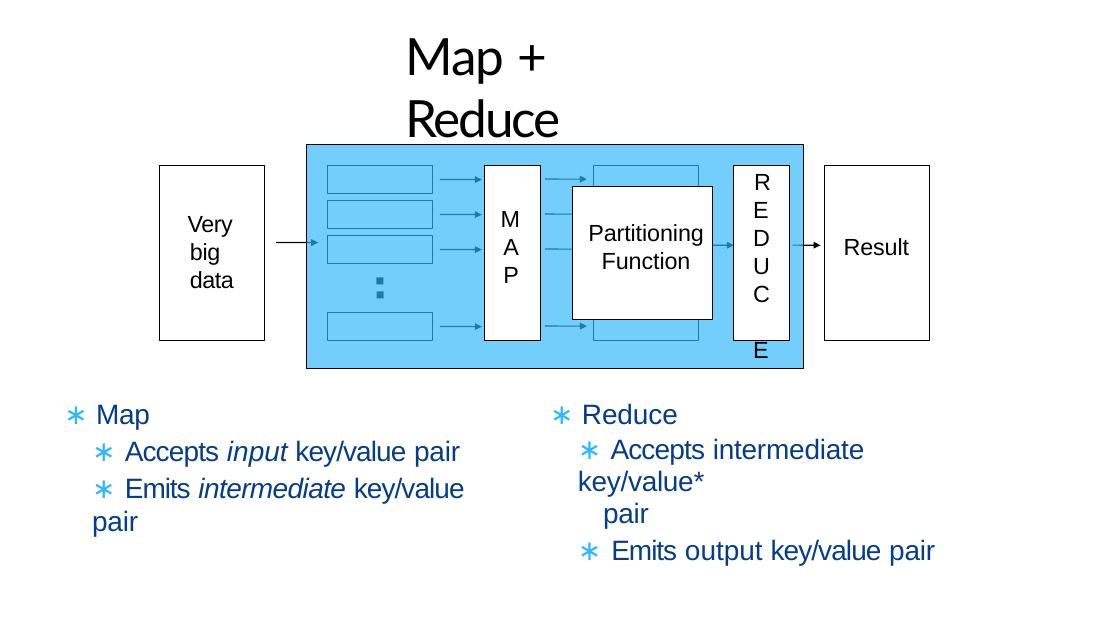
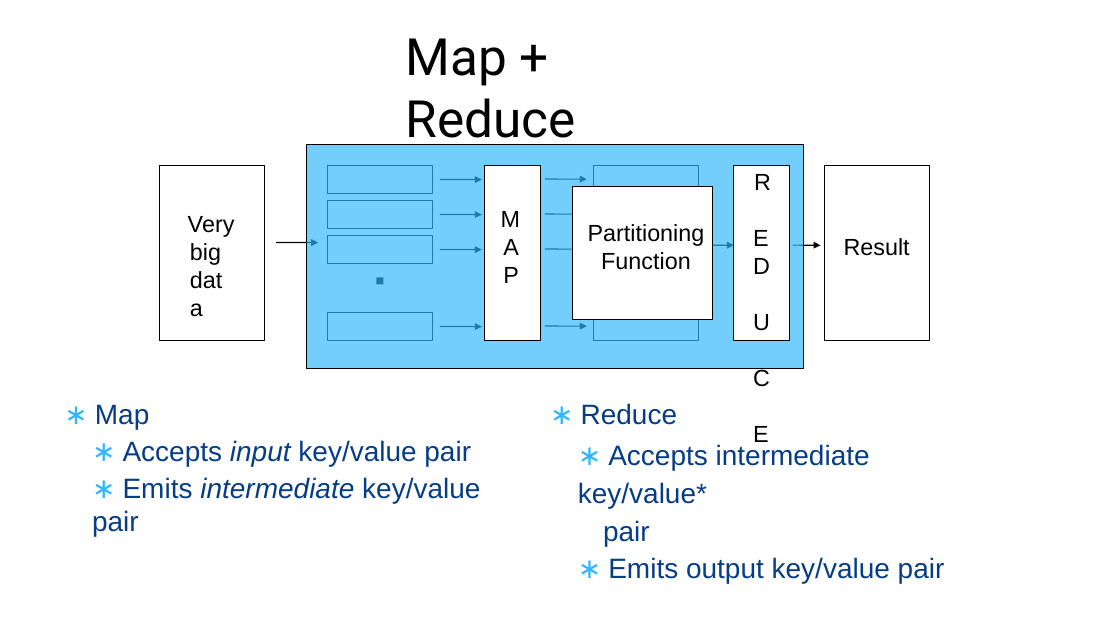
Before and after one commit to zhangyu027/UCI_Hadoop_Apache_Airflow, a slide deck: slide 39 of 02_Slides/M1_Hadoop.pptx. Drawn at 1120x630 pixels with LibreOffice and Linux fonts; fonts in the diff are those of the drawing. Boxes give left, top, right and bottom in pixels: in the first picture for what was removed or moved away, otherwise in the second. Text is boxed around its words. In the diff, an @@ line names an element or a change of style, - is before the commit and + after.

```diff
--- a/02_Slides/M1_Hadoop.pptx
+++ b/02_Slides/M1_Hadoop.pptx
@@ title "Map + Reduce" at (406, 38, 576, 150): font Lato to Roboto; letter spacing -0.9 to 0 pt in "Map"; letter spacing -3.6 to 0 pt in "+"; letter spacing -1.9 to 0 pt in "Reduce"; less space between paragraphs @@
@@ freeform shape at (307, 145, 804, 369): outline #000000 0.72 pt to #000000 0.75 pt @@
@@ rectangle "Very big data" at (160, 166, 265, 340): letter spacing -0.5 to 0 pt in "Very"; letter spacing -0.2 to 0 pt in "big"; letter spacing -0.4 to 0 pt in "data"; outline #000000 0.72 pt to #000000 0.75 pt @@
@@ rectangle "R E D U C ..." at (734, 166, 791, 340): letter spacing -2 to 0 pt in "R"; letter spacing -3.6 to 0 pt in "E E"; letter spacing -1.2 to 0 pt in "D U"; letter spacing -4.2 to 0 pt in "C"; less space between paragraphs; outline #000000 0.72 pt to #000000 0.75 pt @@
@@ freeform shape at (328, 235, 433, 340): outline #000000 0.72 pt to #000000 0.75 pt @@
@@ text "∗ Map" at (95, 404, 480, 503): letter spacing -0.2 to 0 pt in "Map", "pair", "pair"; letter spacing -0.8 to 0 pt in "Accepts key/value", "key/value"; letter spacing -0.9 to 0 pt in "Emits"; letter spacing -0.5 to 0 pt in "intermediate"; less space between paragraphs @@
@@ text "∗ Reduce" at (578, 403, 945, 583): letter spacing -0.1 to 0 pt in "Reduce"; letter spacing -0.8 to 0 pt in "Accepts", "key/value"; letter spacing -0.2 to 0 pt in "intermediate key/value*", "pair", "pair"; letter spacing -0.9 to 0 pt in "Emits"; less space between paragraphs; line spacing 27.4pt to 1.14 @@
```
Also in this commit, not shown: 58 other slides changed, 9 other files.
